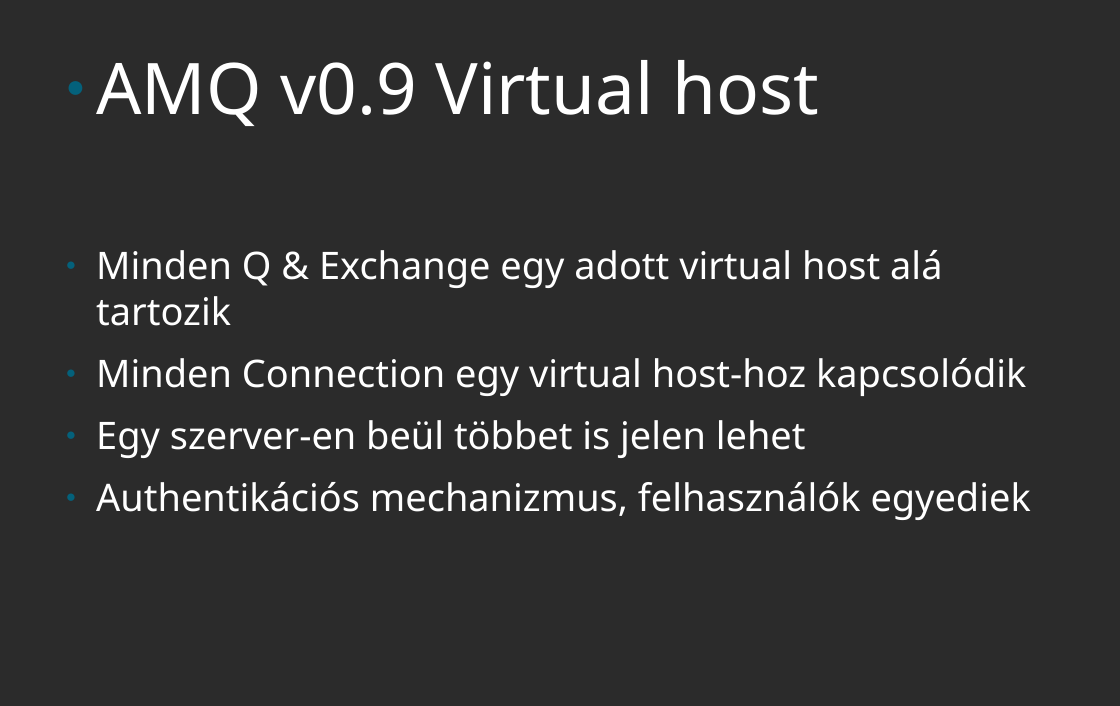
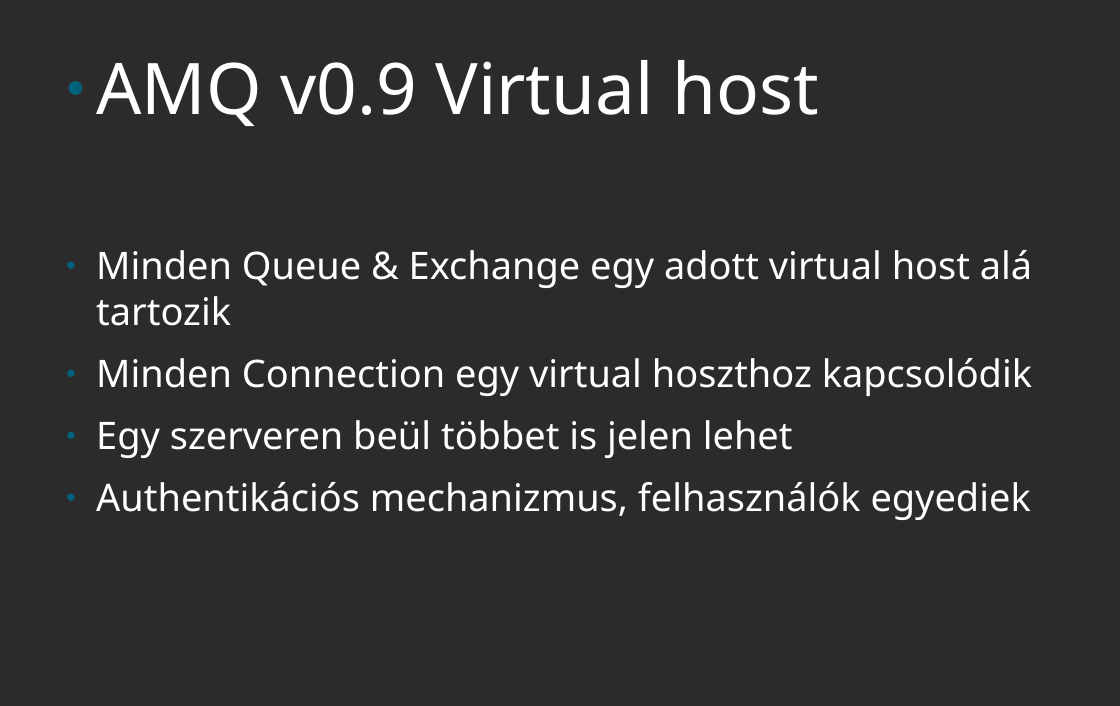
Before and after one commit to Havasjethi/RMQ, a slide deck: slide 9 of AMQP_RabbitMQ.odp. Drawn at 1120x706 pixels with LibreOffice and Linux fonts; fonts in the diff are those of the drawing; background and template pictures are left out; a plain dark background stands for a picture behind light text. Boxes give left, top, right and bottom in pixels: in the first picture for what was removed or moved away, otherwise in the second. Text is boxed around its words. In the diff, an @@ line names an element or a change of style, - is before the commit and + after.

```diff
--- a/AMQP_RabbitMQ.odp
+++ b/AMQP_RabbitMQ.odp
@@ text at [96, 250, 1032, 458]: text changed @@
-● Minden Q & Exchange egy adott virtual host alá tartozik
-● Minden Connection egy virtual host-hoz kapcsolódik
-● Egy szerver-en beül többet is jelen lehet
+● Minden Queue & Exchange egy adott virtual host alá tartozik
+● Minden Connection egy virtual hoszthoz kapcsolódik
+● Egy szerveren beül többet is jelen lehet
```
Also in this commit, not shown: 9 other slides changed, 1 slide added, 2 slides removed.
